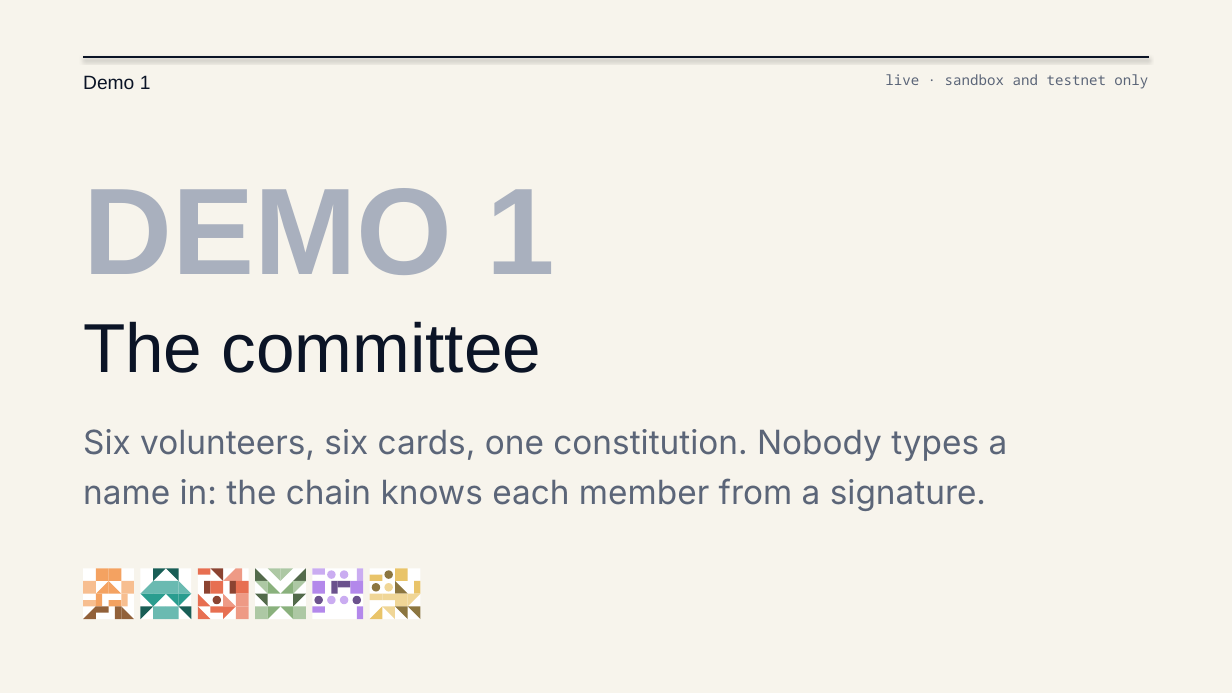
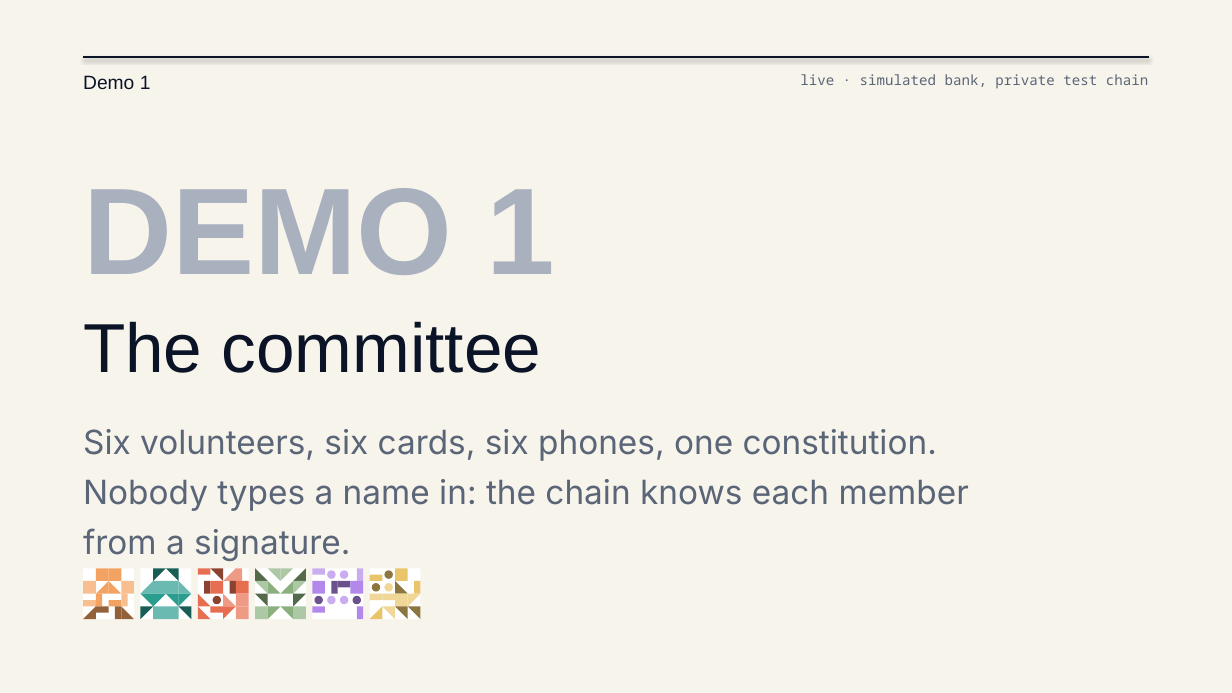
Before and after one commit to Nevvyboi/StokvelProgrammableBankingWithSolidity, a slide deck: slide 7 of slides/The-Treasurer-Is-a-Smart-Contract-Light.pptx. Drawn at 1232x693 pixels with LibreOffice and Linux fonts; fonts in the diff are those of the drawing. Boxes give left, top, right and bottom in pixels: in the first picture for what was removed or moved away, otherwise in the second. Text is boxed around its words. In the diff, an @@ line names an element or a change of style, - is before the commit and + after.

```diff
--- a/slides/The-Treasurer-Is-a-Smart-Contract-Light.pptx
+++ b/slides/The-Treasurer-Is-a-Smart-Contract-Light.pptx
@@ text at [800,74,1148,88]: text changed @@
-live · sandbox and testnet only
+live · simulated bank, private test chain
@@ text at [83,429,969,561]: text changed @@
-Six volunteers, six cards, one constitution. Nobody types a name in: the chain knows each member from a signature.
+Six volunteers, six cards, six phones, one constitution. Nobody types a name in: the chain knows each member from a signature.
```
Also in this commit, not shown: 6 other slides changed, 4 other files.
